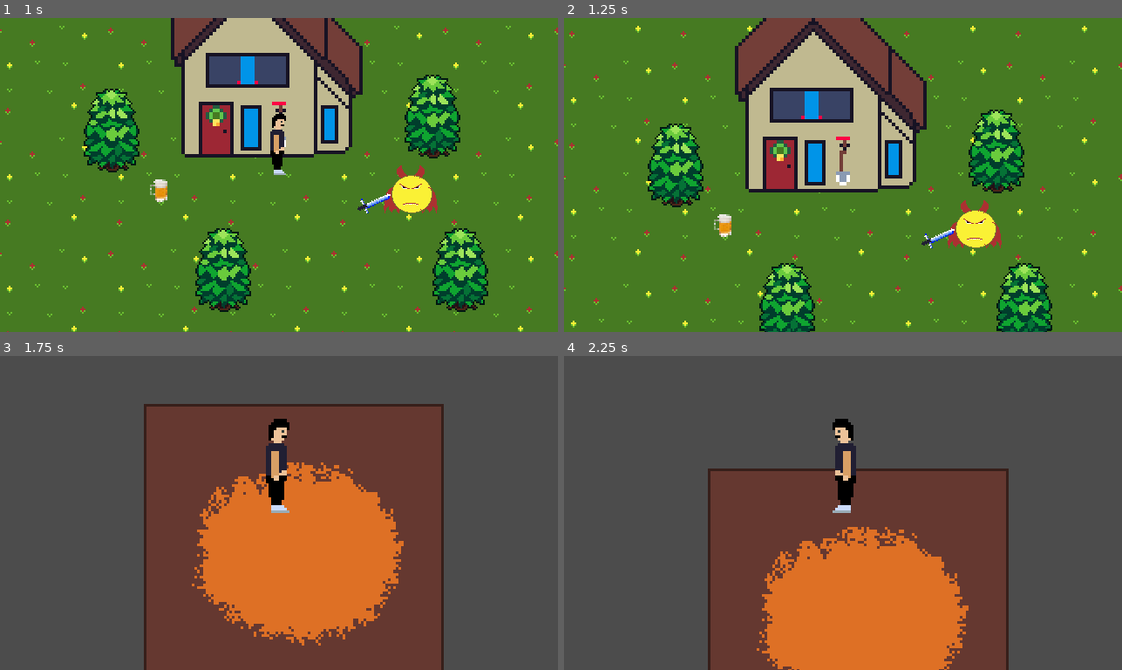
Above: before the commit, frames 1-4 (two rows, left to right).
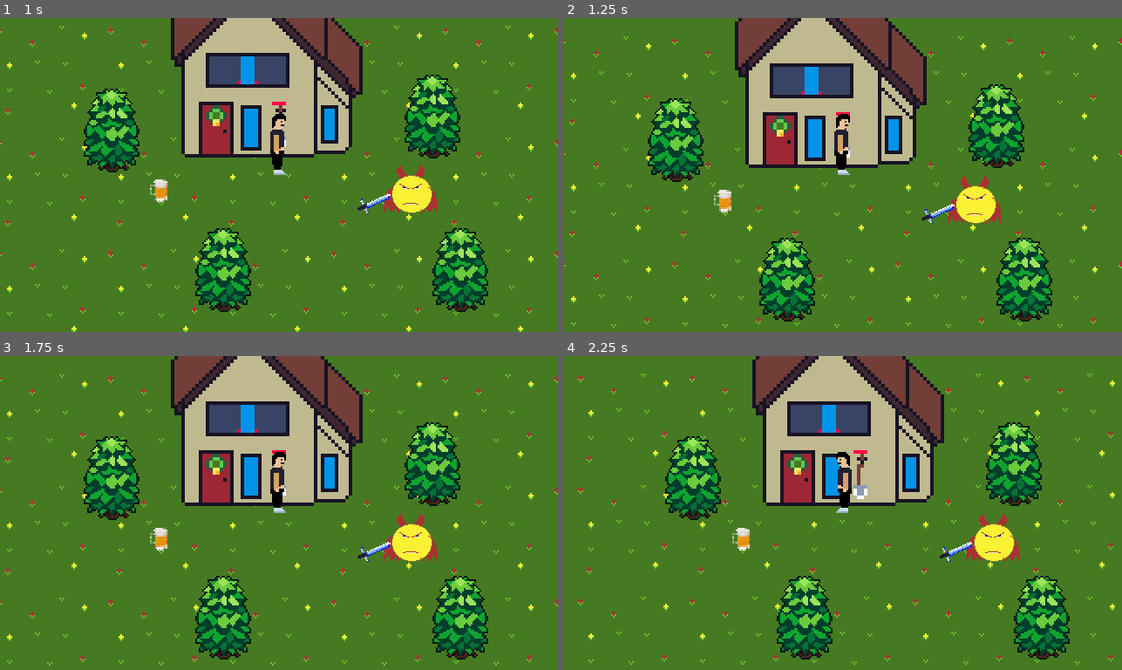
Above: after the commit, the same moments.

Repository: VictorINT/in-land
Game: Godot game, scene res://world.tscn
Same seed, same stepped clock (60 frames per second), same inputs: the game is played once before the commit and once after it.
Inputs:
- Up to frame 1 (1 s): tap Enter at 0.5 s; hold Up (ui_up) from 0.53 s (still down); tap Q (drop) at 0.6 s
- Up to frame 2 (1.25 s): keep holding Up (ui_up)
- Up to frame 3 (1.75 s): keep holding Up (ui_up); tap I (interact) at 1.35 s
- Up to frame 4 (2.25 s): release Up (ui_up) at 2.03 s; hold Left (ui_left) from 2.03 s (still down); tap E (pick) at 2.1 s

Frame 1 is identical in both runs. In frame 2, 25% of the frame differs, in the area x 0-100%, y 0-100%; in frame 3, 100%; in frame 4, 100%.
Error before the commit: Invalid set index 'inverted' (on base: 'StaticBody2D') with value of type 'bool'. (res://resources/player.gd:34)

Commit message:
House good now

Diff:
--- a/casa.tscn
+++ b/casa.tscn
@@ -11,7 +11,6 @@
 height = 17.8438
 
 [node name="casa" type="StaticBody2D"]
-collision_layer = 2
 collision_mask = 0
 
 [node name="Sprite" type="Sprite" parent="."]
